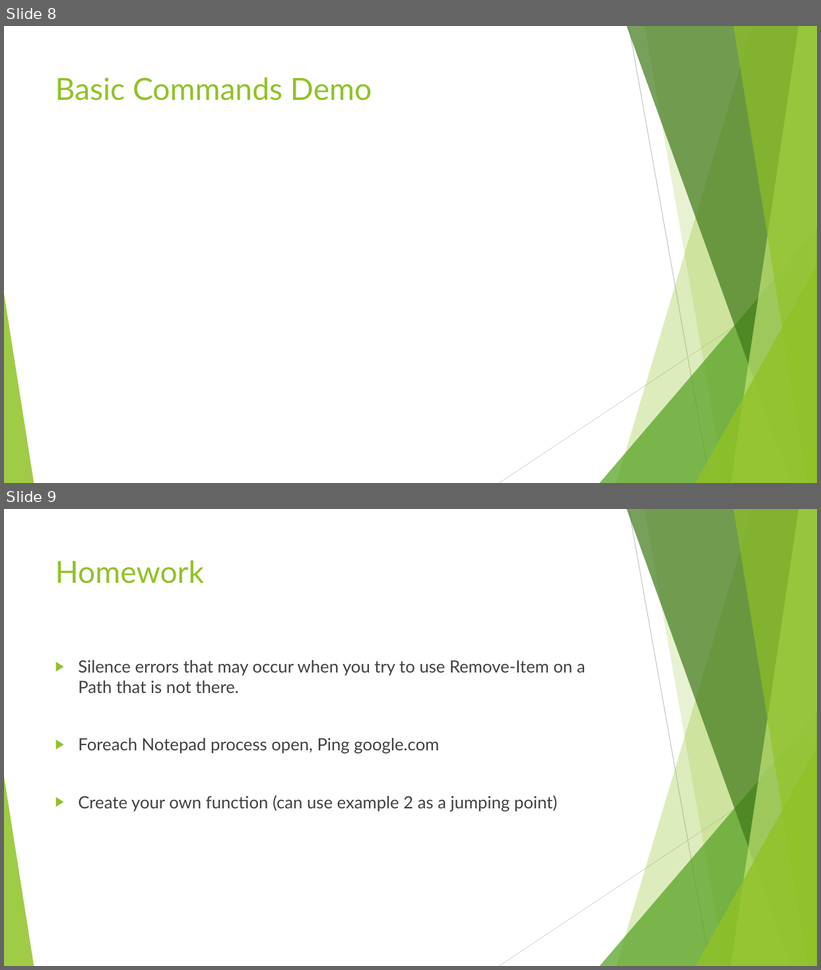
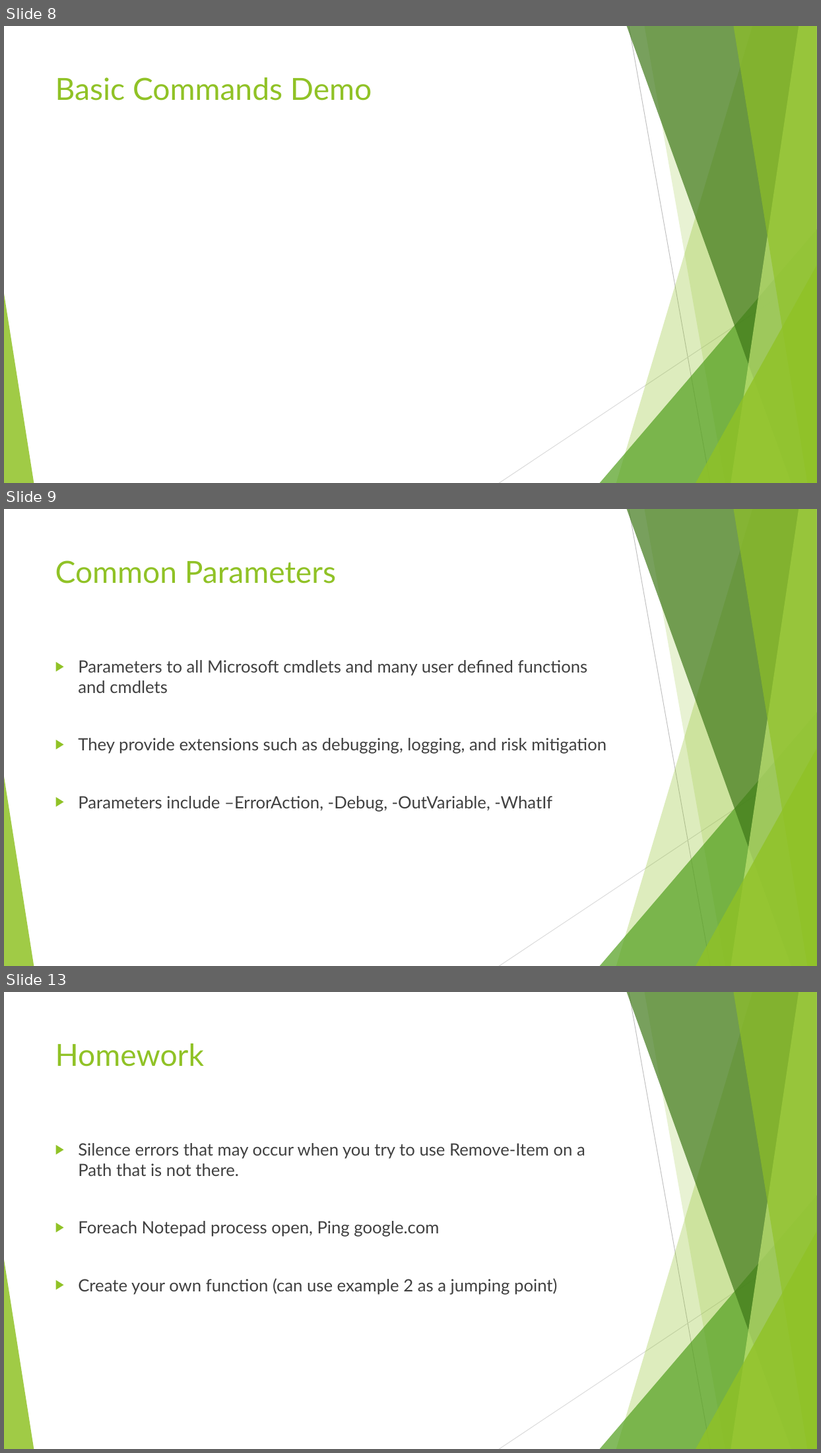
Before and after one commit to ergo3114/Fundamentals2, a slide deck: PowerShell Fundamentals 2.pptx. Shown one above the other, each under a label of ours: slides 8 and 9 before the commit, slides 8, 9 and 13 after it; the slides between them are not shown. The pictures are 821x970 and 821x1453 pixels, drawn with LibreOffice and Linux fonts; fonts in the diff are those of the drawing. Boxes give left, top, right and bottom in pixels: in the first picture for what was removed or moved away, otherwise in the second. Text is boxed around its words. In the diff, an @@ line names an element or a change of style, - is before the commit and + after.

Commit message:
Common Parameters and Logic Statements

```diff
--- a/PowerShell Fundamentals 2.pptx
+++ b/PowerShell Fundamentals 2.pptx
@@ slide 9 added at box(4, 509, 817, 966), background #FFFFFF; not listed: 10 template elements that a slide beside it also shows @@
@@ title added at box(55, 560, 336, 584), 36 pt, text #90C226 @@
+Common Parameters
@@ text added at box(78, 660, 607, 812), 20 pt, text #404040 @@
+▶ Parameters to all Microsoft cmdlets and many user defined functions and cmdlets
+▶ They provide extensions such as debugging, logging, and risk mitigation
+▶ Parameters include –ErrorAction, -Debug, -OutVariable, -WhatIf
@@ what was slide 9 is now slide 13 @@
```
Also in this commit, not shown: 1 slide changed, 4 other slides added, 1 slide removed, 1 other file.
